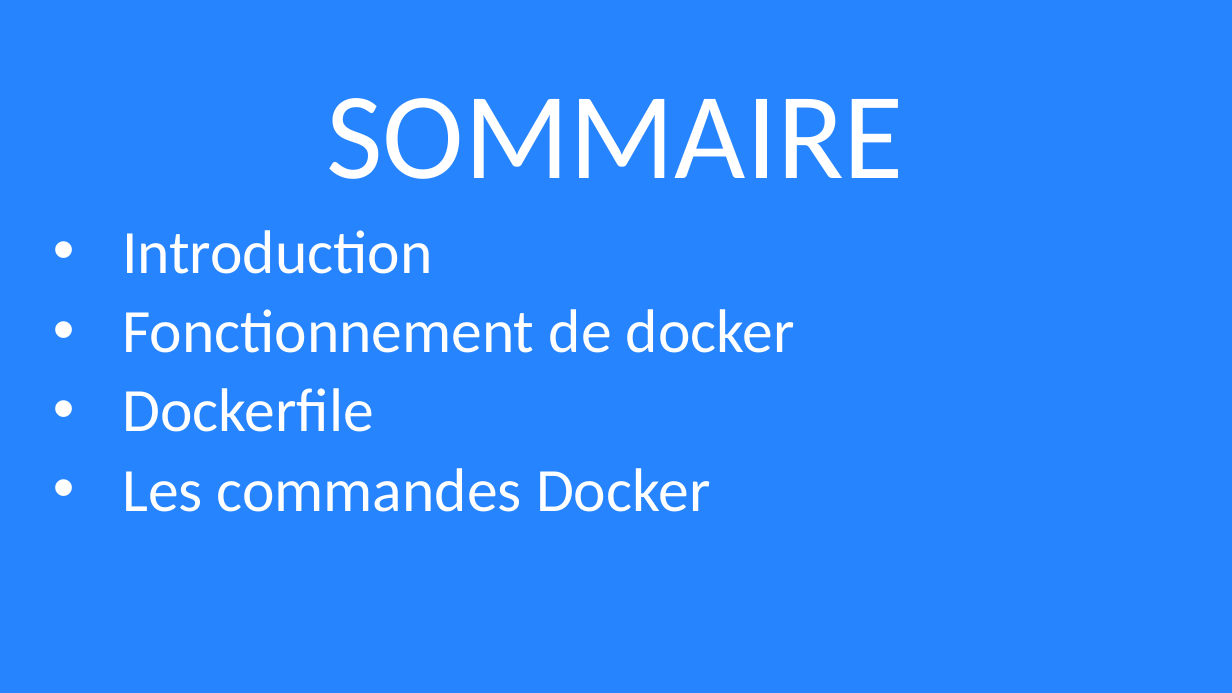
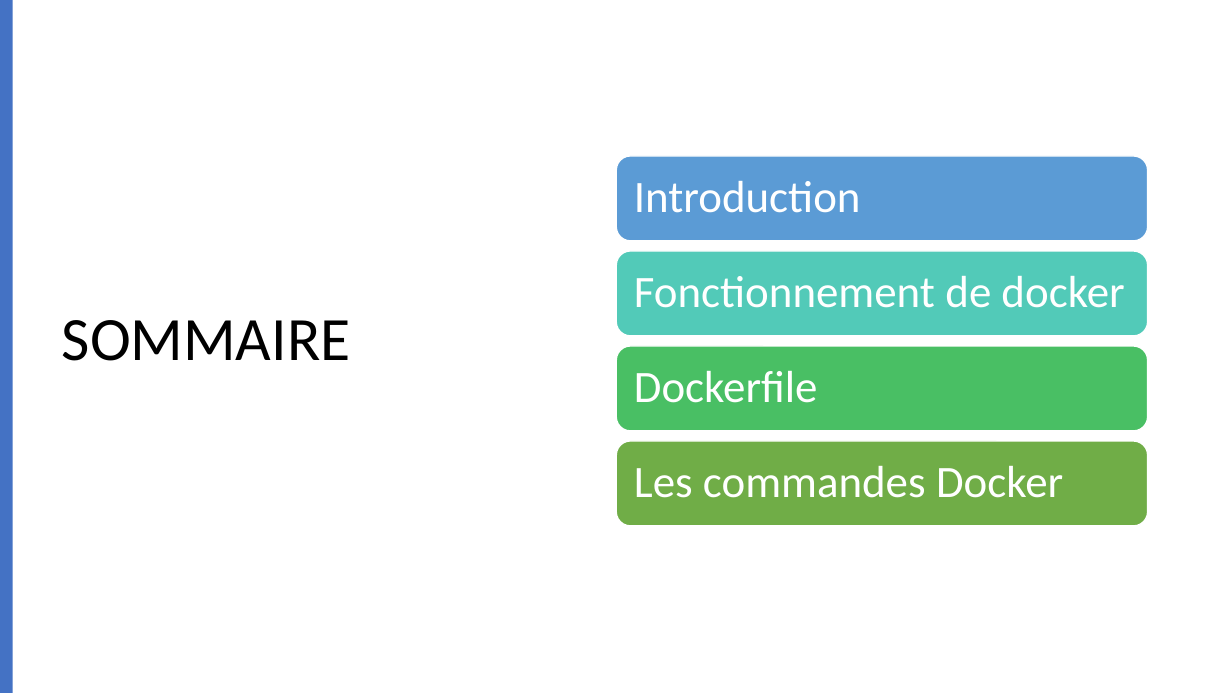
Before and after one commit to lukihd/Labo-Cloud-2020-2021, a slide deck: slide 2 of cours/docker/DOCKER.pptx. Drawn at 1232x693 pixels with LibreOffice and Linux fonts; fonts in the diff are those of the drawing. Boxes give left, top, right and bottom in pixels: in the first picture for what was removed or moved away, otherwise in the second. Text is boxed around its words. In the diff, an @@ line names an element or a change of style, - is before the commit and + after.

```diff
--- a/cours/docker/DOCKER.pptx
+++ b/cours/docker/DOCKER.pptx
@@ background #2684FF to #FFFFFF @@
@@ rectangle added at (0, 0, 13, 693), fill #4472C4 @@
@@ text "SOMMAIRE": place and size @@
-text "SOMMAIRE" at (326, 98, 904, 179)
+text "SOMMAIRE" at (62, 320, 351, 361)
@@ text "SOMMAIRE" at (62, 320, 351, 361): size 96 to 48 pt, text colour #FFFFFF to #000000; line spacing 1 to 0.9; more space between paragraphs; vertical alignment top to middle @@
@@ text removed at (122, 230, 795, 512) @@
-• Introduction
-• Fonctionnement de docker
-• Dockerfile
-• Les commandes Docker
@@ group added at (616, 156, 1148, 526): 4 rounded rectangles, 4 texts @@
+Introduction
+Fonctionnement de docker
+Dockerfile
+Les commandes Docker
```
Also in this commit, not shown: 11 other slides changed, 2 slides added, 1 slide removed.
